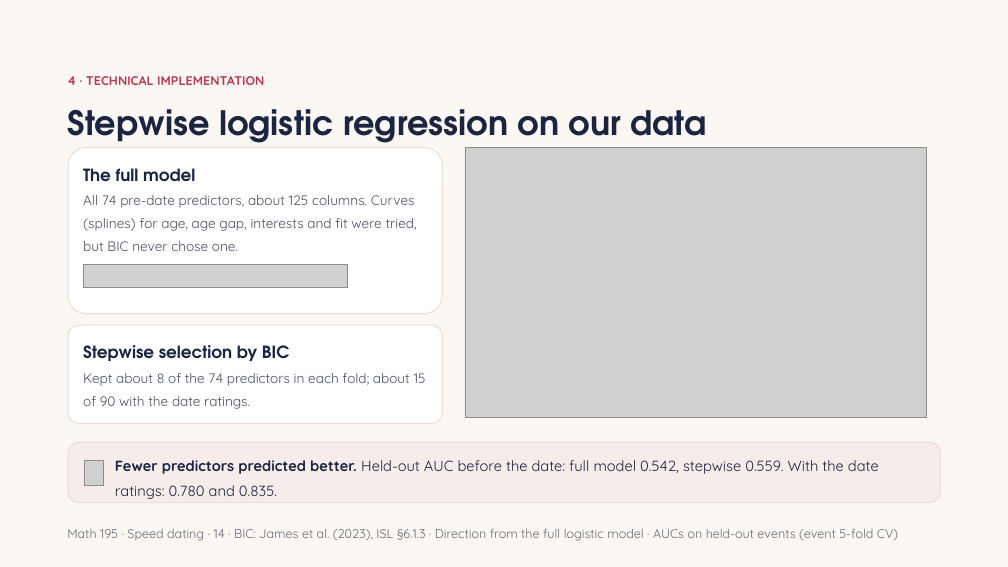
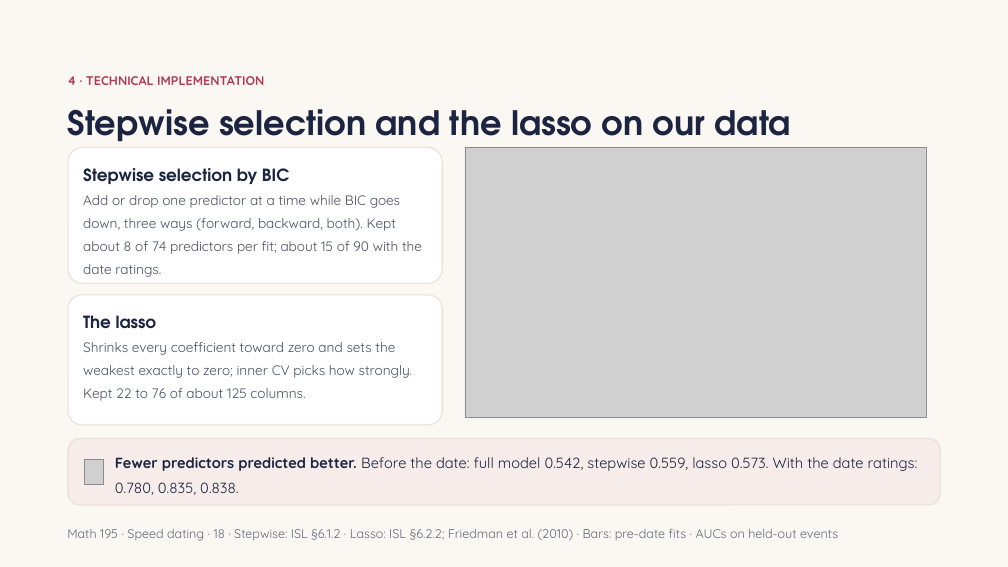
Before and after one commit to Abraham-y/math195-speed-dating, a slide deck: slide 18 of results/report_impl_slides_full.pptx (slide 14 before the commit). Drawn at 1008x567 pixels with LibreOffice and Linux fonts; fonts in the diff are those of the drawing; grey boxes stand for pictures. Boxes give left, top, right and bottom in pixels: in the first picture for what was removed or moved away, otherwise in the second. Text is boxed around its words. In the diff, an @@ line names an element or a change of style, - is before the commit and + after.

```diff
--- a/results/report_impl_slides_full.pptx
+++ b/results/report_impl_slides_full.pptx
@@ text at box(67, 109, 791, 150): text changed @@
-Stepwise logistic regression on our data
+Stepwise selection and the lasso on our data
@@ rounded rectangle: place and size @@
-rounded rectangle at box(68, 147, 442, 314)
+rounded rectangle at box(68, 147, 442, 284)
@@ text "Stepwise selection by BIC": place and size @@
-text "Stepwise selection by BIC" at box(83, 345, 289, 361)
+text "Stepwise selection by BIC" at box(83, 168, 289, 184)
@@ text removed at box(83, 168, 195, 182) @@
-The full model
@@ text removed at box(83, 195, 417, 251) @@
-All 74 pre-date predictors, about 125 columns. Curves (splines) for age, age gap, interests and fit were tried, but BIC never chose one.
@@ text added at box(83, 195, 422, 277), 13 pt, text #4A5163 @@
+Add or drop one predictor at a time while BIC goes down, three ways (forward, backward, both). Kept about 8 of 74 predictors per fit; about 15 of 90 with the date ratings.
@@ picture removed at box(83, 265, 348, 288) @@
@@ rounded rectangle: place and size @@
-rounded rectangle at box(68, 325, 442, 423)
+rounded rectangle at box(68, 295, 442, 425)
@@ text added at box(83, 315, 157, 329), 16 pt, text #1B2440, bold @@
+The lasso
@@ text added at box(83, 342, 413, 401), 13 pt, text #4A5163 @@
+Shrinks every coefficient toward zero and sets the weakest exactly to zero; inner CV picks how strongly. Kept 22 to 76 of about 125 columns.
@@ text removed at box(83, 373, 426, 409) @@
-Kept about 8 of the 74 predictors in each fold; about 15 of 90 with the date ratings.
@@ text "Fewer predictors predicted better. Before ..." at box(115, 457, 918, 495): vertical alignment top to middle @@
@@ text at box(115, 457, 918, 495): text changed @@
-Fewer predictors predicted better. Held-out AUC before the date: full model 0.542, stepwise 0.559. With the date ratings: 0.780 and 0.835.
+Fewer predictors predicted better. Before the date: full model 0.542, stepwise 0.559, lasso 0.573. With the date ratings: 0.780, 0.835, 0.838.
@@ text at box(67, 529, 838, 541): text changed @@
-Math 195 · Speed dating · 14 · BIC: James et al. (2023), ISL §6.1.3 · Direction from the full logistic model · AUCs on held-out events (event 5-fold CV)
+Math 195 · Speed dating · 18 · Stepwise: ISL §6.1.2 · Lasso: ISL §6.2.2; Friedman et al. (2010) · Bars: pre-date fits · AUCs on held-out events
```
Also in this commit, not shown: 24 other slides changed, 6 slides added, 6 other files.
